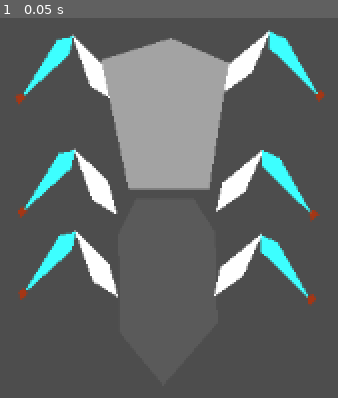
Above: before the commit, frame 1.
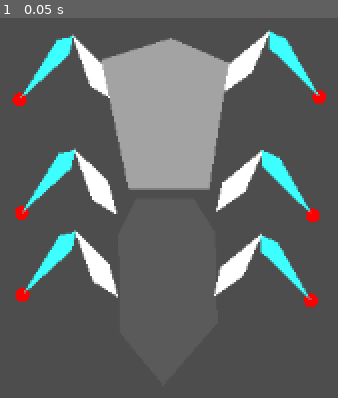
Above: after the commit, the same moment.

Repository: AlexeyBond/bugwalk
Game: Godot game, scene res://root.tscn
Two runs of this game, one before a commit and one after it. Both use one fixed random seed, a clock stepped at 60 frames per second and the inputs below.
Inputs:
- Up to frame 1 (0.05 s): no input

The runs differ from the first frame. In frame 1, 0.8% of the frame differs, in the area x 3-97%, y 18-77%.

Commit message:
less buggy bug

Diff:
--- a/foot.gd
+++ b/foot.gd
@@ -11,7 +11,7 @@
 
 @export var flip_direction: bool = false
 
-@export var move_speed: float = 500.0
+@export var move_speed: float = 1000.0
 @export_range(0.1, 40.0) var move_want_threshold = 30.0
 @export_range(30.0, 60.0) var move_need_threshold = 35.0
 @export_range(0.0, 0.99) var move_step_overshoot = 0.9
@@ -67,3 +67,8 @@
 
 func needs_move() -> bool:
 	return _get_rest_distance() > move_need_threshold
+
+func _draw() -> void:
+	draw_circle(to_local(rest_target.global_position), 5, Color.RED)
+	draw_line(to_local(rest_target.global_position), to_local(target.global_position), Color.RED, 2.0)
+	queue_redraw()
--- a/foot.tscn
+++ b/foot.tscn
@@ -34,7 +34,3 @@
 
 [node name="rest_target" type="Node2D" parent="."]
 position = Vector2(70, 1)
-
-[node name="Polygon2D" type="Polygon2D" parent="rest_target"]
-color = Color(0.652137, 0.212253, 0.0790172, 1)
-polygon = PackedVector2Array(-3, -2, 1, -5, 4, -1, -1, 4)
--- a/foot_l.tscn
+++ b/foot_l.tscn
@@ -37,7 +37,3 @@
 
 [node name="rest_target" type="Node2D" parent="."]
 position = Vector2(-69, 0)
-
-[node name="Polygon2D" type="Polygon2D" parent="rest_target"]
-color = Color(0.652137, 0.212253, 0.0790172, 1)
-polygon = PackedVector2Array(-3, -2, 1, -5, 4, -1, -1, 4)
--- a/root.tscn
+++ b/root.tscn
@@ -1,8 +1,7 @@
-[gd_scene load_steps=9 format=3 uid="uid://cop3m2np4mns7"]
+[gd_scene load_steps=8 format=3 uid="uid://cop3m2np4mns7"]
 
 [ext_resource type="PackedScene" uid="uid://drh7l5q0x1cv0" path="res://foot_l.tscn" id="1_jnlp7"]
 [ext_resource type="PackedScene" uid="uid://b24x4j7t0eoc1" path="res://foot.tscn" id="1_pq8q7"]
-[ext_resource type="Script" uid="uid://b25h7ep6s5cvq" path="res://pin_joint_2d_with_limit.gd" id="2_28aoi"]
 [ext_resource type="Script" uid="uid://dbph82u47iy1w" path="res://foot_brain.gd" id="2_vvh5c"]
 [ext_resource type="Script" uid="uid://b6j0skkjsk10q" path="res://foot_group.gd" id="3_28aoi"]
 
@@ -17,7 +16,7 @@
 			#100 * delta * (to_global(Vector2(0.0, Input.get_axis(\"move_forward\", \"move_back\"))) - global_position)
 		#)
 		rotate(delta * Input.get_axis(\"move_left\", \"move_right\"))
-		velocity = 100 * (to_global(Vector2(
+		velocity = 200 * (to_global(Vector2(
 			0.0,
 			Input.get_axis(\"move_forward\", \"move_back\")
 		)) - global_position)
@@ -60,10 +59,24 @@
 position = Vector2(3, 55)
 node_a = NodePath("..")
 node_b = NodePath("../../Back")
-angular_limit_enabled = true
 angular_limit_lower = -0.523599
 angular_limit_upper = 0.523599
-script = ExtResource("2_28aoi")
+
+[node name="PinJoint2D2" type="PinJoint2D" parent="Body"]
+position = Vector2(-25.6852, 55.6262)
+node_a = NodePath("..")
+node_b = NodePath("../../Back")
+softness = 5.86
+angular_limit_lower = -0.523599
+angular_limit_upper = 0.523599
+
+[node name="PinJoint2D3" type="PinJoint2D" parent="Body"]
+position = Vector2(27.2998, 54.3666)
+node_a = NodePath("..")
+node_b = NodePath("../../Back")
+softness = 5.86
+angular_limit_lower = -0.523599
+angular_limit_upper = 0.523599
 
 [node name="Back" type="RigidBody2D" parent="."]
 position = Vector2(586, 330)
